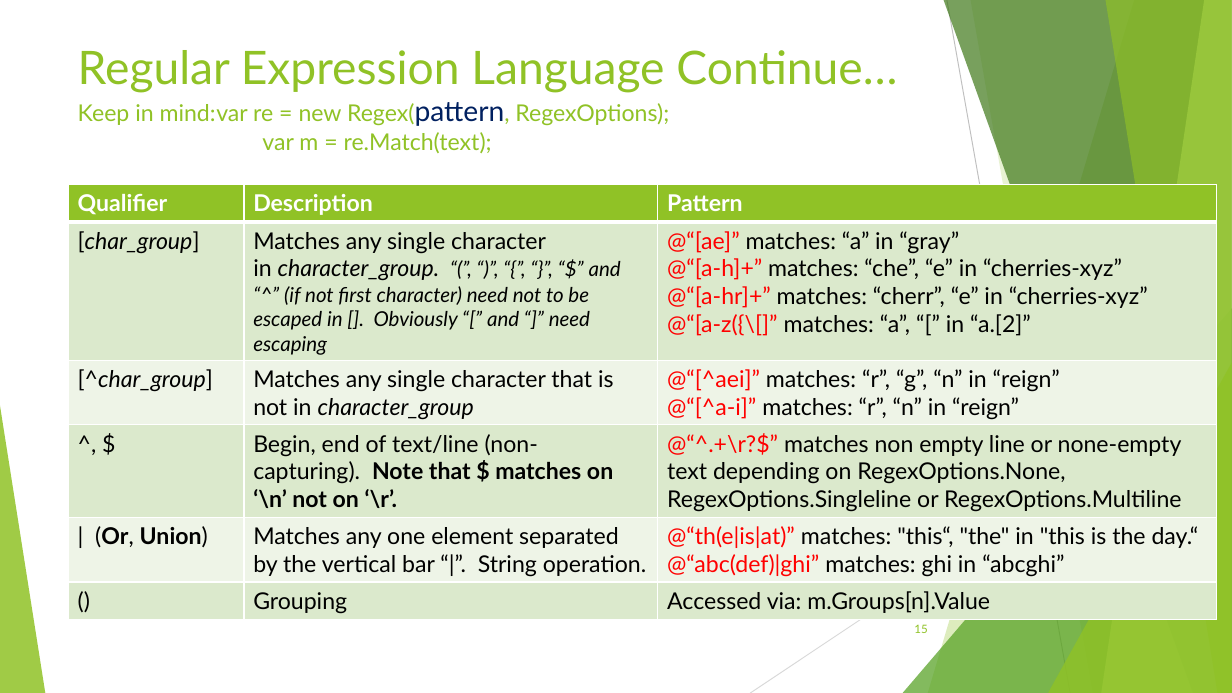
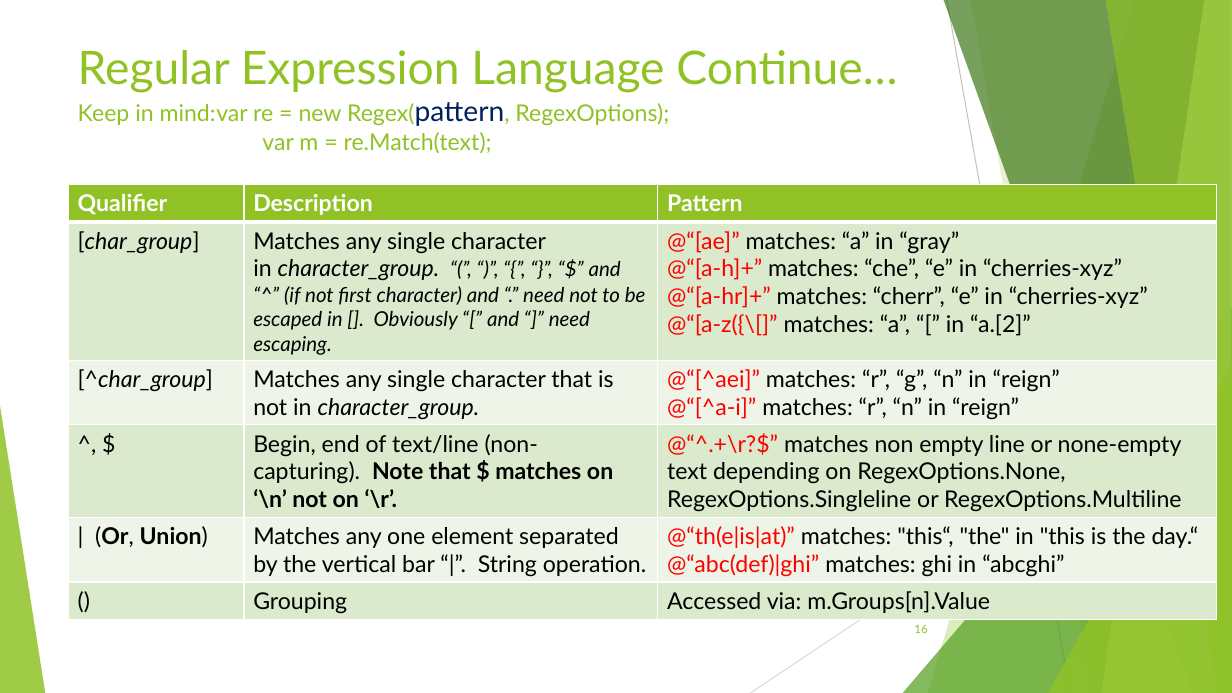
Before and after one commit to avifarah/RegularExpressionsTalk, a slide deck: slide 16 of Regular expression.pptx (slide 15 before the commit). Drawn at 1232x693 pixels with LibreOffice and Linux fonts; fonts in the diff are those of the drawing. Boxes give left, top, right and bottom in pixels: in the first picture for what was removed or moved away, otherwise in the second. Text is boxed around its words. In the diff, an @@ line names an element or a change of style, - is before the commit and + after.

```diff
--- a/Regular expression.pptx
+++ b/Regular expression.pptx
@@ table at [68, 185, 1217, 648] @@
-row 2, column 2: Matches any single character in character_group. “(”, “)”, “{”, “}”, “$” and “^” (if not first character) need not to be escaped in []. Obviously “[” and “]” need escaping
+row 2, column 2: Matches any single character in character_group. “(”, “)”, “{”, “}”, “$” and “^” (if not first character) and “.” need not to be escaped in []. Obviously “[” and “]” need escaping.
-row 3, column 2: Matches any single character that is not in character_group
+row 3, column 2: Matches any single character that is not in character_group.
@@ page number at [914, 624, 927, 633]: text changed @@
-15
+16
```
Also in this commit, not shown: 15 other slides changed, 1 slide added, 9 other files.
